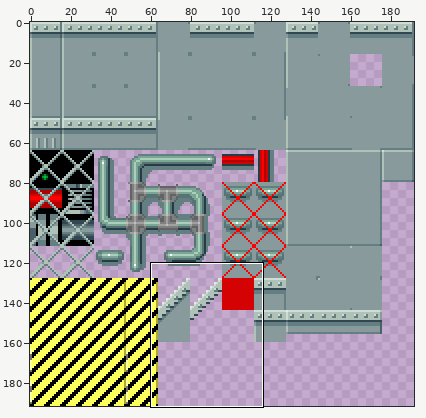
Two versions of one sprite sheet, assets/textures/tilesets/factory.png. The first picture is a wide view before the edit; the outline marks the close-up.
Close-up. As it was:
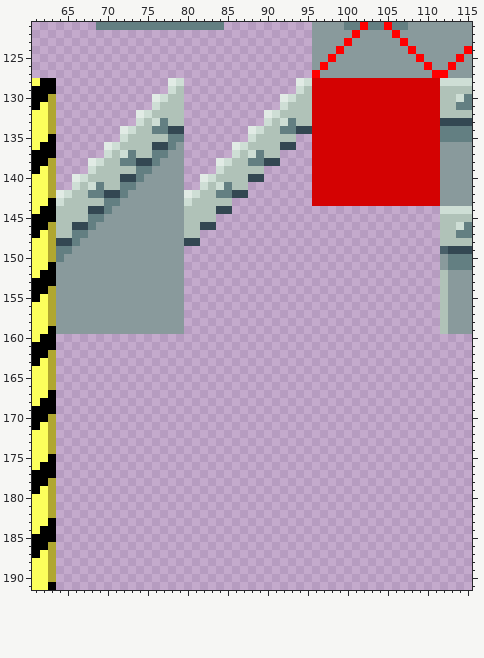
The file is 192x192 pixels. Colours within 5 levels of each other are drawn and written as one. Shown: x 61..115, y 121..191.
Once edited:
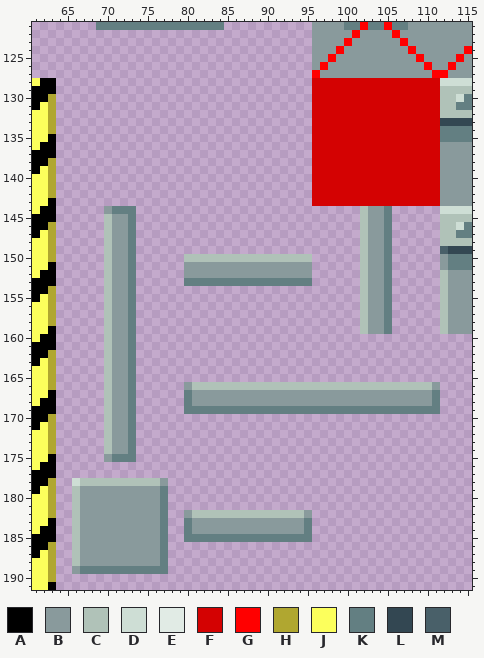
Palette (. is transparent): A #000000  B #899a9c  C #b0c2b8  D #ceded5  E #e1ebe5  F #d40202  G #ff0000  H #b0a730  J #fcff5c  K #637f82  L #334752  M #496069
Diff:
y 128: x 78..79 ED -> ..; x 94..95 ED -> ..
y 129: x 78..79 DC -> ..; x 94..95 DC -> ..
y 130: x 76..79 EDCC -> ....; x 92..95 EDCC -> ....
y 131: x 76..79 DCCC -> ....; x 92..95 DCCC -> ....
y 132: x 74..79 EDCCCC -> ......; x 90..95 EDCCCC -> ......
y 133: x 74..79 DCDKCC -> ......; x 90..95 DCDKCC -> ......
y 134: x 72..79 EDCCKKLL -> ........; x 88..95 EDCCKKLL -> ........
y 135: x 72..79 DCCCCCKK -> ........; x 88..93 DCCCCC -> ......
y 136: x 70..79 EDCCCCLLKB -> ..........; x 86..93 EDCCCCLL -> ........
y 137: x 70..79 DCDKCCKKBB -> ..........; x 86..91 DCDKCC -> ......
y 138: x 68..79 EDCCKKLLKBBB -> ............; x 84..91 EDCCKKLL -> ........
y 139: x 68..79 DCCCCCKKBBBB -> ............; x 84..89 DCCCCC -> ......
y 140: x 66..79 EDCCCCLLKBBBBB -> ..............; x 82..89 EDCCCCLL -> ........
y 141: x 66..79 DCDKCCKKBBBBBB -> ..............; x 82..87 DCDKCC -> ......
y 142: x 64..87 EDCCKKLLKBBBBBBBEDCCKKLL -> ........................
y 143: x 64..85 DCCCCCKKBBBBBBBBDCCCCC -> ......................
y 144: x 64..85 CCCCLLKBBBBBBBBBCCCCLL -> ......BKKK............; x 102..105 .... -> CBBK
y 145: x 64..70 CCCCKKB -> ......C; x 73..83 BBBBBBBCCCC -> K..........; x 102..105 .... -> CBBK
y 146: x 64..70 CCLLKBB -> ......C; x 73..83 BBBBBBBCCLL -> K..........; x 102..105 .... -> CBBK
y 147: x 64..70 CCKKBBB -> ......C; x 73..81 BBBBBBBCC -> K........; x 102..105 .... -> CBBK
y 148: x 64..70 LLKBBBB -> ......C; x 73..81 BBBBBBBLL -> K........; x 102..105 .... -> CBBK
y 149: x 64..70 KKBBBBB -> ......C; x 73..79 BBBBBBB -> K......; x 102..105 .... -> CBBK
y 150: x 64..70 KBBBBBB -> ......C; x 73..95 BBBBBBB................ -> K......CCCCCCCCCCCCCCCC; x 102..105 .... -> CBBK
y 151..152: x 64..70 BBBBBBB -> ......C; x 73..95 BBBBBBB................ -> K......BBBBBBBBBBBBBBBB; x 102..105 .... -> CBBK
y 153: x 64..70 BBBBBBB -> ......C; x 73..95 BBBBBBB................ -> K......KKKKKKKKKKKKKKKK; x 102..105 .... -> CBBK
y 154..159: x 64..70 BBBBBBB -> ......C; x 73..79 BBBBBBB -> K......; x 102..105 .... -> CBBK
y 160..165: x 70..73 .... -> CBBK
y 166: x 70..73 .... -> CBBK; x 80..111 ................................ -> BCCCCCCCCCCCCCCCCCCCCCCCCCCCCCCB
y 167..168: x 70..73 .... -> CBBK; x 80..111 ................................ -> KBBBBBBBBBBBBBBBBBBBBBBBBBBBBBBK
y 169: x 70..73 .... -> CBBK; x 80..111 ................................ -> KKKKKKKKKKKKKKKKKKKKKKKKKKKKKKKK
y 170..174: x 70..73 .... -> CBBK
y 175: x 70..73 .... -> BKKK
y 178: x 66..77 ............ -> DCCCCCCCCCCB
y 179..181: x 66..77 ............ -> CBBBBBBBBBBK
y 182: x 66..77 ............ -> CBBBBBBBBBBK; x 80..95 ................ -> BCCCCCCCCCCCCCCB
y 183..184: x 66..77 ............ -> CBBBBBBBBBBK; x 80..95 ................ -> KBBBBBBBBBBBBBBK
y 185: x 66..77 ............ -> CBBBBBBBBBBK; x 80..95 ................ -> KKKKKKKKKKKKKKKK
y 186..188: x 66..77 ............ -> CBBBBBBBBBBK
y 189: x 66..77 ............ -> BKKKKKKKKKKK
